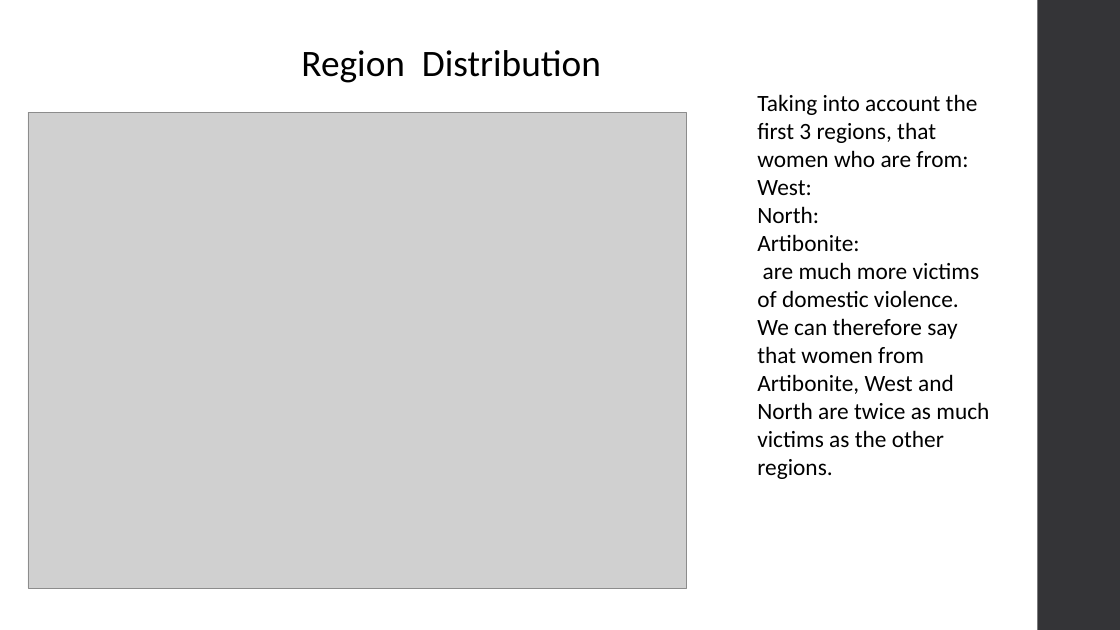
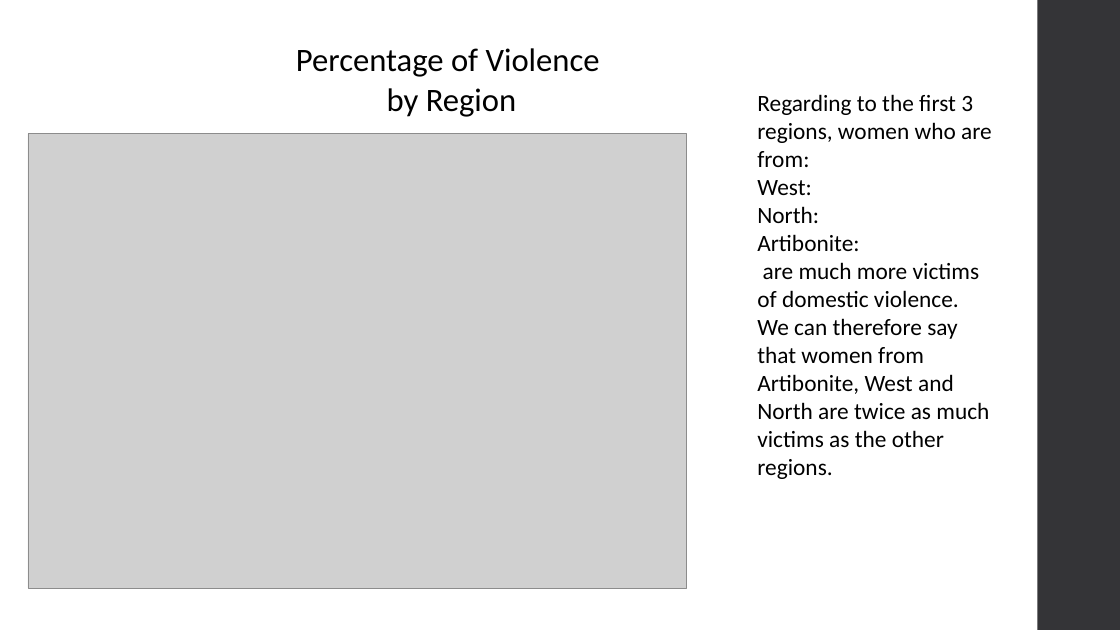
Before and after one commit to kettenieF20/Final-Capstone-Project, a slide deck: slide 12 of Domestic_Violence_on_woman_Ketenie_Flore recent (1).pptx (slide 10 before the commit). Drawn at 1120x630 pixels with LibreOffice and Linux fonts; fonts in the diff are those of the drawing; grey boxes stand for pictures. Boxes give left, top, right and bottom in pixels: in the first picture for what was removed or moved away, otherwise in the second. Text is boxed around its words. In the diff, an @@ line names an element or a change of style, - is before the commit and + after.

```diff
--- a/Domestic_Violence_on_woman_Ketenie_Flore recent (1).pptx
+++ b/Domestic_Violence_on_woman_Ketenie_Flore recent (1).pptx
@@ text at [296, 48, 600, 117]: text changed; size 32 to 28 pt @@
-Region Distribution
+Percentage of Violence by Region
@@ text at [757, 94, 992, 167]: text changed @@
-Taking into account the first 3 regions, that women who are from:
+Regarding to the first 3 regions, women who are from:
@@ picture: place and size @@
-picture at [28, 112, 686, 588]
+picture at [28, 134, 686, 588]
```
Also in this commit, not shown: 11 other slides changed, 7 slides added, 2 slides removed.
